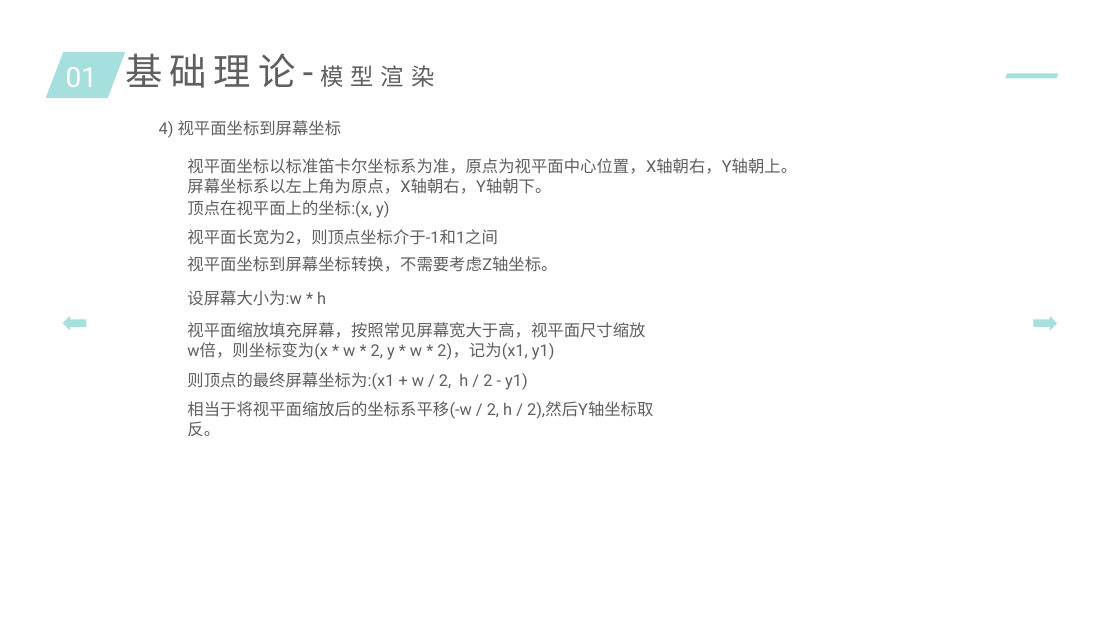
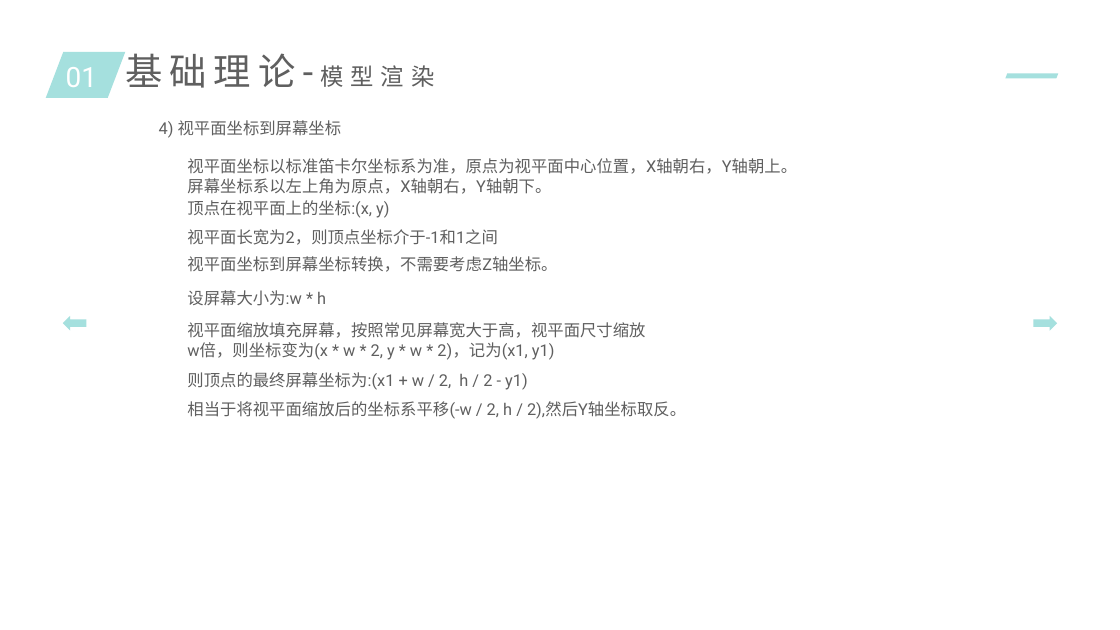
Before and after one commit to lijun4727/3d-study, a slide deck: slide 20 of 3d游戏引擎.pptx. Drawn at 1120x630 pixels with LibreOffice and Linux fonts; fonts in the diff are those of the drawing. Boxes give left, top, right and bottom in pixels: in the first picture for what was removed or moved away, otherwise in the second. Text is boxed around its words. In the diff, an @@ line names an element or a change of style, - is before the commit and + after.

```diff
--- a/3d游戏引擎.pptx
+++ b/3d游戏引擎.pptx
@@ text "相当于将视平面缩放后的坐标系平移(-w / 2, h / ..." rewrapped from bbox=[187, 401, 653, 436] to bbox=[187, 401, 686, 419] @@
```
Also in this commit, not shown: 1 other slide changed.
